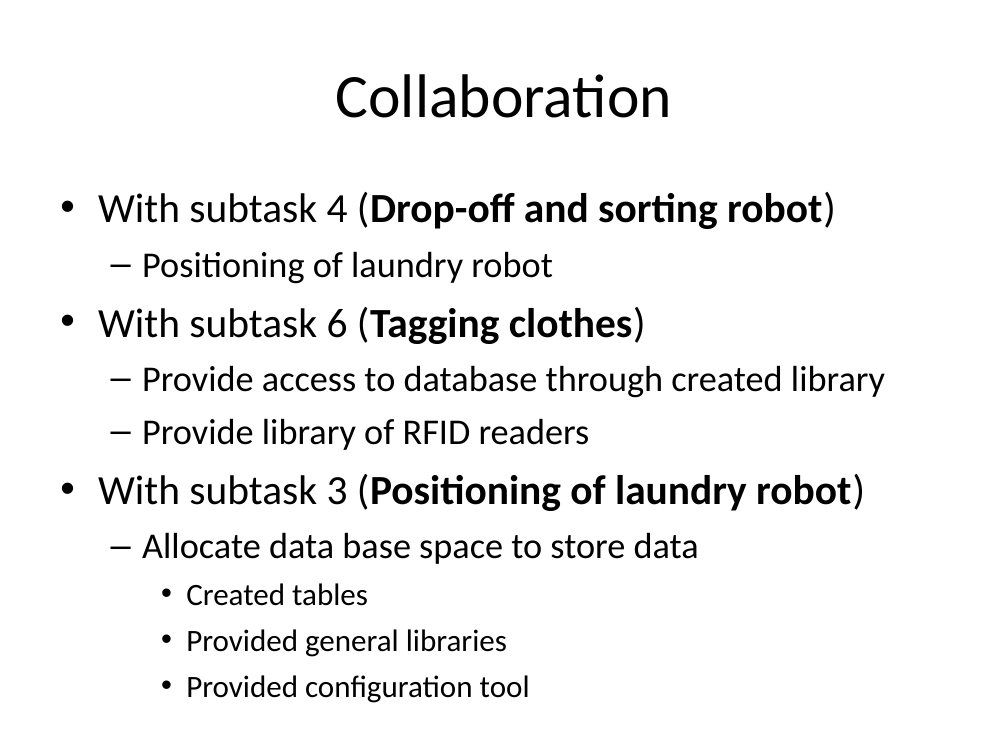
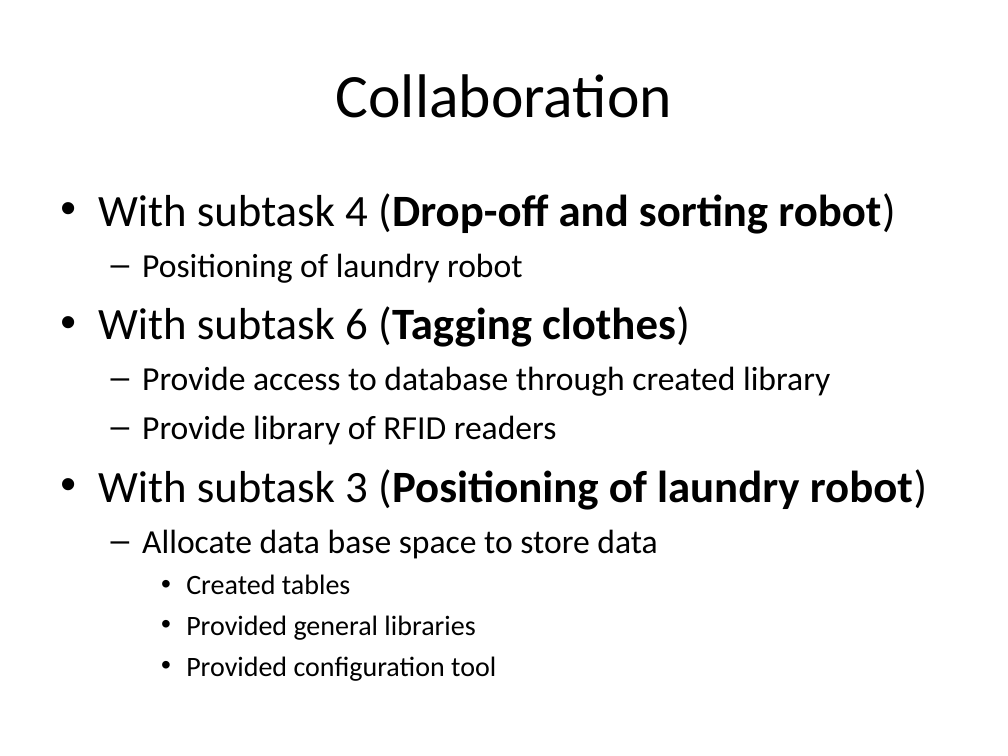
Before and after one commit to isurup/kalle-martin-group, a slide deck: slide 3 of RSD1/presentation/ExamMartin.ppt. Drawn at 1008x756 pixels with LibreOffice and Linux fonts; fonts in the diff are those of the drawing. Boxes give left, top, right and bottom in pixels: in the first picture for what was removed or moved away, otherwise in the second. Text is boxed around its words. In the diff, an @@ line names an element or a change of style, - is before the commit and + after.

```diff
--- a/RSD1/presentation/ExamMartin.ppt
+++ b/RSD1/presentation/ExamMartin.ppt
@@ text "With subtask 4 (Drop-off and ..." at [98,193,928,681]: size 29.6 to 32 pt in "With subtask 4 (Drop-off and sorting robot)", "With subtask 6 (Tagging clothes)", "With subtask 3 (Positioning of laundry robot)"; size 25.9 to 24 pt in "Positioning of laundry robot", "Provide access to database through created library", "Provide library of RFID readers", "Allocate data base space to store data"; size 22.2 to 20 pt in "Created tables", "Provided general libraries", "Provided configuration tool"; less space between paragraphs @@
```
